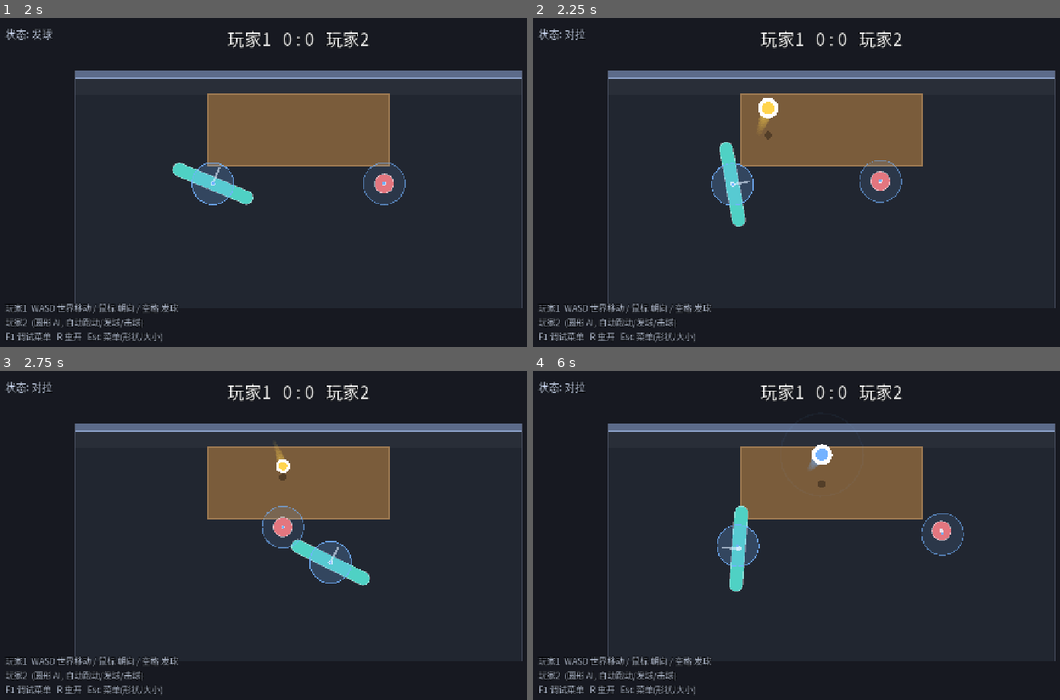
Above: before the commit, frames 1-4 (two rows, left to right).
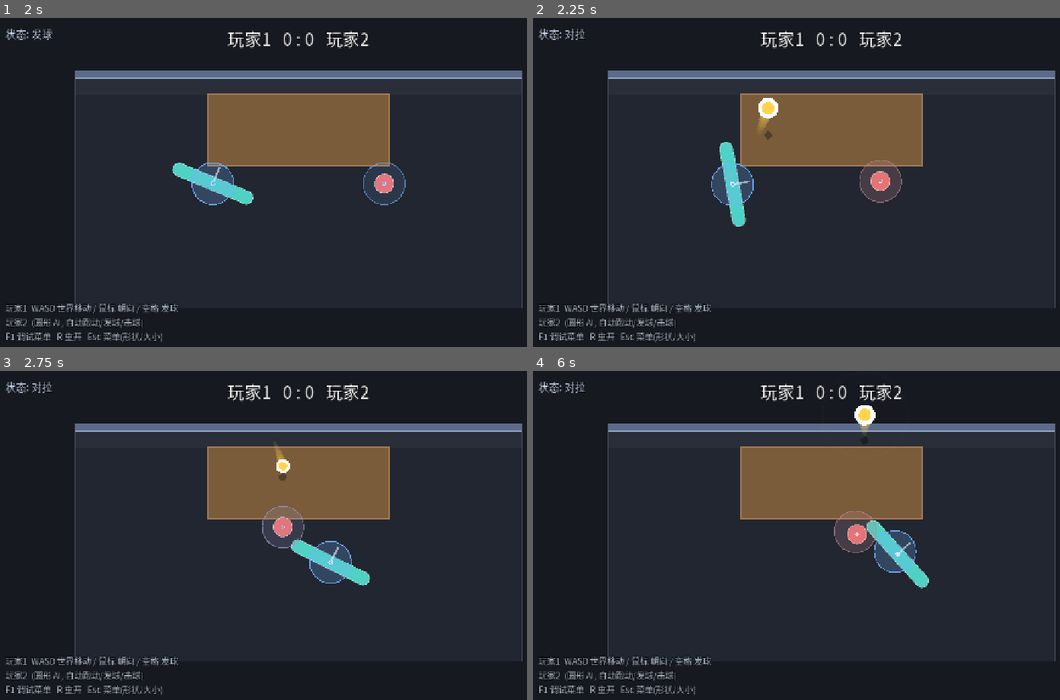
Above: after the commit, the same moments.

Repository: shuperidou/BMA-Arena
Game: Godot game, scene res://scenes/AiVsAiTest.tscn
The game is run twice, just before and just after one commit, with the same random seed, the same clock (stepped at 60 frames per second) and the same inputs. This scene is started directly instead of the project's main scene.
Inputs (mouse positions are in pixels of both pictures, inside the frame that each line leads up to):
- Up to frame 1 (2 s): tap Enter at 0.5 s; move the mouse to (432, 172) at 0.52 s; hold D 0.53-1.25 s; tap 2 at 0.6 s; click (432, 172) at 0.67 s; tap Space at 0.77 s; drag from (179, 205) to (268, 258) at 1.27 s
- Up to frame 2 (2.25 s): tap Space at 2 s; move the mouse to (891, 113) at 2.02 s; hold D from 2.03 s (still down); tap 4 at 2.1 s
- Up to frame 3 (2.75 s): keep holding D
- Up to frame 4 (6 s): release D at 2.75 s; drag from (801, 611) to (648, 489) at 2.77 s; move the mouse to (1012, 594) at 3.52 s; hold A 3.53-4.25 s; tap 6 at 3.6 s; tap Space at 3.77 s; drag from (648, 489) to (738, 456) at 4.27 s; move the mouse to (859, 542) at 5.02 s; hold S 5.03-5.75 s; tap 8 at 5.1 s; click (859, 542) at 5.17 s; drag from (738, 456) to (712, 558) at 5.77 s

Frame 1 is identical in both runs. In frame 2, 0.6% of the frame differs, in the area x 61-71%, y 43-57%; in frame 3, less than 0.1%; in frame 4, 4.3%, in the area x 34-82%, y 10-68%.

Commit message:
feat(ai): AI actually smashes & saves now. Latch per-shot intent (smash/save) and apply at ball contact (was decided at ball apex, expired before contact). Defaults ON: ai_save_enabled/ai_diverse/debug_ai_smash. Fix T17 (ai_diverse conflict). ai_smash_height_min 160 (reachable). AiVsAiTest tallies smashes/saves

Diff:
--- a/scripts/autoload/game_config.gd
+++ b/scripts/autoload/game_config.gd
@@ -108,7 +108,7 @@
 
 ## ---- AI 救球 (F1 菜单 0 开关): 搏命(A) + 冷却(B) ----
 ## AI 只在"够呛"(球很高)且冷却好时, 用一次防守姿态救球 -> 救出的球很高, 正好可被扣杀惩罚。
-var ai_save_enabled: bool = false
+var ai_save_enabled: bool = true          ## 默认开: AI 会救球 (F1 菜单 0 可关)
 var ai_save_cooldown: float = 4.0         ## 冷却(秒): 一次救球后这么久内不再救
 var ai_save_height_min: float = 120.0     ## "够呛"判定: 球高 ≥ 此值才考虑救球
 
@@ -268,7 +268,7 @@
 var ai_unstick_gain: float = 1.6        ## 脱困侧移权重
 var ai_shot_depth_jitter: float = 0.12  ## 击球落点深度抖动 (±比例); 0=完全精确
 var ai_shot_band_frac: float = 0.30     ## 高手/大师落点"稳定带": 桌面深度内缩此比例 (避免贴边)
-var ai_diverse: bool = false            ## 多样化打法 (F1 菜单 9 开关): 每拍随机选"对角/直线/中路 + 深/浅"
+var ai_diverse: bool = true             ## 多样化打法 (F1 菜单 9 开关): 每拍随机选"对角/直线/中路 + 深/浅" (默认开)
 var ai_feint_switch_dist: float = 200.0  ## 假动作: 球近至此距离内才切换成真实朝向
 
 ## ---- AI 强度 / 等级 (ESC 菜单选择) ----
@@ -320,7 +320,7 @@
 var debug_show_shapes: bool = true   ## 5: 碰撞体 / 速度
 var debug_show_zones: bool = true    ## 6: 场地 / 桌 / 墙
 var debug_show_block_hud: bool = true ## 7: 屏幕上方 阻挡/救球 文字提示
-var debug_ai_smash: bool = false      ## 8: AI 也使用扣杀
+var debug_ai_smash: bool = true       ## 8: AI 也使用扣杀 (默认开, F1 可关)
 
 # ============================================================
 #  K. 输入 (physical keycodes)
--- a/scripts/player/player_controller.gd
+++ b/scripts/player/player_controller.gd
@@ -23,6 +23,8 @@
 var _swing_charge: float = 0.0             ## 挥拍滤波 B: 蓄力 (0..1)
 var _ai_save_cd: float = 0.0               ## AI 救球冷却剩余时间
 var genome: AiGenome = null                ## AI 行为基因 (②自进化; null = 用 GameConfig 默认)
+var _ai_want_smash: bool = false           ## 本拍是否已决定扣杀 (锁定到真正触球才执行)
+var _ai_want_save: bool = false            ## 本拍是否已决定救球 (锁定到真正触球才执行)
 
 # --- ② 基因取值器 (无基因组则回落到 GameConfig, 保证行为不因缺基因而变) ---
 func _g_err() -> float:
@@ -156,8 +158,12 @@
 		# 对手换了击球 -> 重新选本次落点 (方向由朝向决定, 见 _ai_face_point)
 		if ball != null and ball.last_hitter != _ai_last_hitter_seen:
 			_ai_last_hitter_seen = ball.last_hitter
-			if ball.last_hitter != self:
-				_ai_pick_aim()
+			if ball.last_hitter == self:
+				_ai_want_smash = false        # 自己刚打完, 清掉本拍意图
+				_ai_want_save = false
+			else:
+				_ai_pick_aim()                # 对手来球: 选落点
+				_ai_roll_intent()             # 并决定这一拍要不要扣杀/救球
 		# AI: 判定点收到中心, 每帧像甩鼠标一样设好"挥动速度"; 命中走同一 HitSystem。
 		var sw2: Vector2 = _filter_swing(_ai_desired_swing(), step)
 		# "手臂": 判定点朝球方向伸出 (最多 ai_arm_len), 让 AI 能越桌够球
@@ -469,6 +475,19 @@
 	_ai_aim_y = clampf(_ai_aim_y, d_lo, d_hi)
 	_ai_bait_x = (lo + hi) - _ai_aim_x                    # 诱饵 = 真实落点的反侧
 
+## ② 本拍意图: 对手来球时掷一次骰子, 决定这一拍要不要扣杀/救球 (锁定到真正触球那一刻才执行)。
+func _ai_roll_intent() -> void:
+	_ai_want_smash = false
+	_ai_want_save = false
+	if ball == null:
+		return
+	if GameConfig.debug_ai_smash or GameConfig.ai_level_smash():
+		if randf() < clampf(GameConfig.smash_success_chance * (0.3 + 1.4 * _g_smash()), 0.0, 1.0):
+			_ai_want_smash = true
+	if GameConfig.ai_save_enabled and _ai_save_cd <= 0.0 and randf() < _g_save():
+		_ai_want_save = true
+		_ai_save_cd = GameConfig.ai_save_cooldown
+
 ## AI 朝向点 = 落点关于墙的镜像。朝向它 -> raw_dir 指向镜像 -> 撞墙后落点 = 目标 x。
 ## 假动作: 球还远时先朝向"诱饵"(反侧), 球近到阈值内再切真实落点 (骗对手先动)。
 func _ai_face_point() -> Vector2:
@@ -488,10 +507,8 @@
 		return Vector2.ZERO
 	var facing: Vector2 = Vector2.RIGHT.rotated(rotation)
 	var perp: Vector2 = facing.rotated(PI * 0.5)
-	# AI 救球 (搏命 A + 冷却 B): "够呛"(球很高)且冷却好 -> 用防守姿态救球 (产出高球, 可被扣杀惩罚)
-	if GameConfig.ai_save_enabled and _ai_save_cd <= 0.0 and ball.returnable \
-			and ball.z >= GameConfig.ai_save_height_min and randf() < _g_save():
-		_ai_save_cd = GameConfig.ai_save_cooldown
+	# AI 救球: 本拍已决定救球 -> 用防守姿态出球 (产出高球, 可被扣杀惩罚); 意图保持到触球。
+	if _ai_want_save and ball.returnable:
 		debug_last_error = "救球"
 		return perp * (GameConfig.defense_perp_threshold * 2.0)
 	var ref: float = maxf(GameConfig.hit_zone_speed_ref, 1.0)
@@ -557,14 +574,18 @@
 		v_perp = (vzb - GameConfig.hit_vz_v0) / gain * ref
 	# v_perp 不越救球阈值 (避免误触防守姿态)
 	v_perp = clampf(v_perp, -GameConfig.defense_perp_threshold * 0.8, GameConfig.defense_perp_threshold * 0.8)
-	# AI 扣杀开关(关): 高球时压低力度, 避免无意触发扣杀
-	if not (GameConfig.debug_ai_smash or GameConfig.ai_level_smash()) and ball.z >= GameConfig.smash_height_min:
+	# AI 扣杀: 本拍已决定扣杀 -> 触球时抬重力度, 让 HitSystem 判 is_smash (球向下砸)
+	var smashing_now: bool = _ai_want_smash and ball.z >= GameConfig.smash_height_min
+	if smashing_now:
+		strength = clampf(maxf(strength, GameConfig.smash_power_min + 0.25), 0.0, 1.0)
+	elif ball.z >= GameConfig.smash_height_min:
+		# 不扣杀: 高球压低力度, 避免无意触发扣杀
 		strength = minf(strength, maxf(GameConfig.smash_power_min - 0.05, 0.0))
 	var v_along: float = ref * pow(strength, 1.0 / curve)
 	var sw: Vector2 = facing * v_along + perp * v_perp
 	# 失误表现: omniscient 不失误; 其余按 ai_error_chance
 	debug_last_error = ""
-	if not omniscient and randf() < _g_err() + _g_jitter() * 0.5:
+	if not omniscient and not smashing_now and randf() < _g_err() + _g_jitter() * 0.5:
 		match randi() % 4:
 			0:
 				sw = sw.rotated(deg_to_rad(randf_range(-GameConfig.ai_error_aim_deg, GameConfig.ai_error_aim_deg)))
@@ -578,6 +599,8 @@
 			3:
 				sw = -sw
 				debug_last_error = "打反"
+	if smashing_now:
+		debug_last_error = "扣杀"
 	return sw
 
 ## 防阻挡：绕到"对手 -> 预计接球点"这条走廊的侧面去。
--- a/scripts/tools/ai_vs_ai_test.gd
+++ b/scripts/tools/ai_vs_ai_test.gd
@@ -27,8 +27,18 @@
 
 	# 跑 ~20 秒模拟; 统计"卡住"帧 (想动却几乎不动 且 离目标还远)
 	var stuck: int = 0
+	var smashes: int = 0
+	var saves: int = 0
+	var prev_sm: int = 0
+	var prev_sv: int = 0
 	for i in 1200:
 		await get_tree().physics_frame
+		if ball.last_smash_state != 0 and ball.last_smash_state != prev_sm:
+			smashes += 1
+		prev_sm = ball.last_smash_state
+		if ball.last_save_state != 0 and ball.last_save_state != prev_sv:
+			saves += 1
+		prev_sv = ball.last_save_state
 		if ball.state == GameTypes.BallState.LIVE:
 			for p in main_node.players:
 				if p.linear_velocity.length() < 20.0 \
@@ -38,7 +48,7 @@
 	var p0: PlayerController = main_node.players[0]
 	var p1: PlayerController = main_node.players[1]
 	print("AIVSAI p0.ai=", p0.ai_enabled, " p1.ai=", p1.ai_enabled)
-	print("AIVSAI hits=", hits, " bounces=", bounces, " deaths=", deaths, " stuck=", stuck, " score=", match_ref.scores)
+	print("AIVSAI hits=", hits, " bounces=", bounces, " deaths=", deaths, " stuck=", stuck, " smashes=", smashes, " saves=", saves, " score=", match_ref.scores)
 	if p0.ai_enabled and p1.ai_enabled and hits >= 3 and bounces >= 3:
 		print("AIVSAI PASS")
 	else:
--- a/scripts/tools/hit_test.gd
+++ b/scripts/tools/hit_test.gd
@@ -413,6 +413,8 @@
 	ai4.rival = p1
 	ai4.global_position = Vector2(0.0, 30.0)
 	GameConfig.ai_level = 2
+	var _diverse_bak: bool = GameConfig.ai_diverse
+	GameConfig.ai_diverse = false                  # 多样化会随机选"直线/中路", 这里单测"挑对侧"这条路径
 	p1.global_position = Vector2(-120.0, 30.0)
 	ai4._ai_pick_aim()
 	var aim_r: float = ai4._ai_aim_x
@@ -421,6 +423,7 @@
 	var aim_l: float = ai4._ai_aim_x
 	_check("T17 挑对手对侧落点", aim_r > 0.0 and aim_l < 0.0,
 		"对手左->落点%.0f  对手右->落点%.0f" % [aim_r, aim_l])
+	GameConfig.ai_diverse = _diverse_bak
 	GameConfig.ai_level = 3
 	ai4._ai_aim_x = 120.0
 	ai4._ai_bait_x = -120.0
